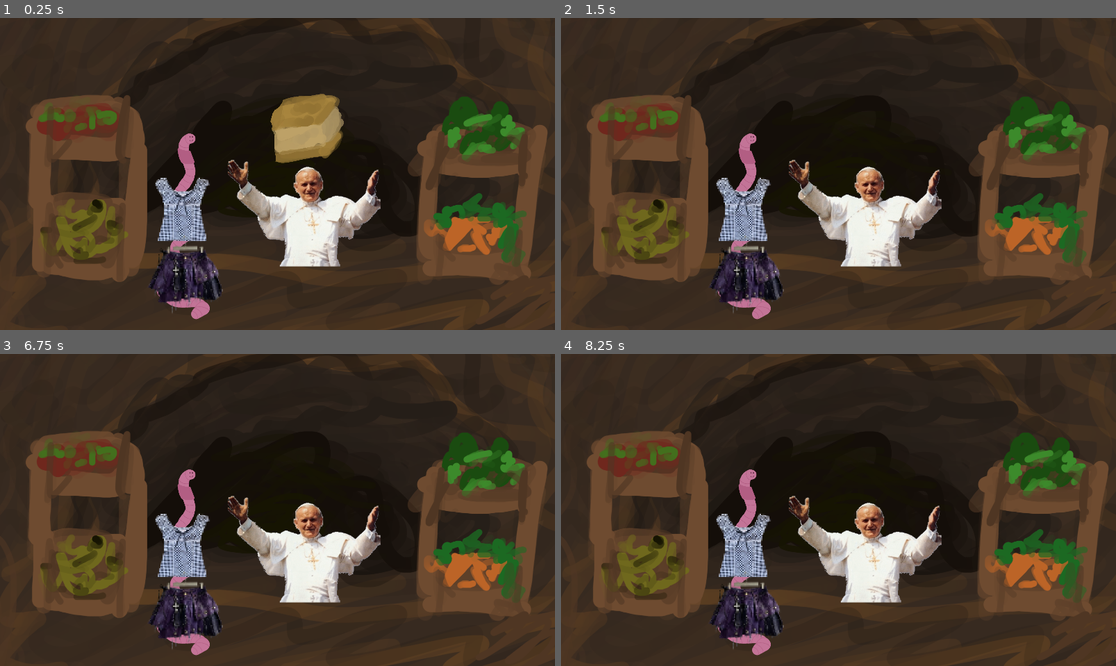
Above: before the commit, frames 1-4 (two rows, left to right).
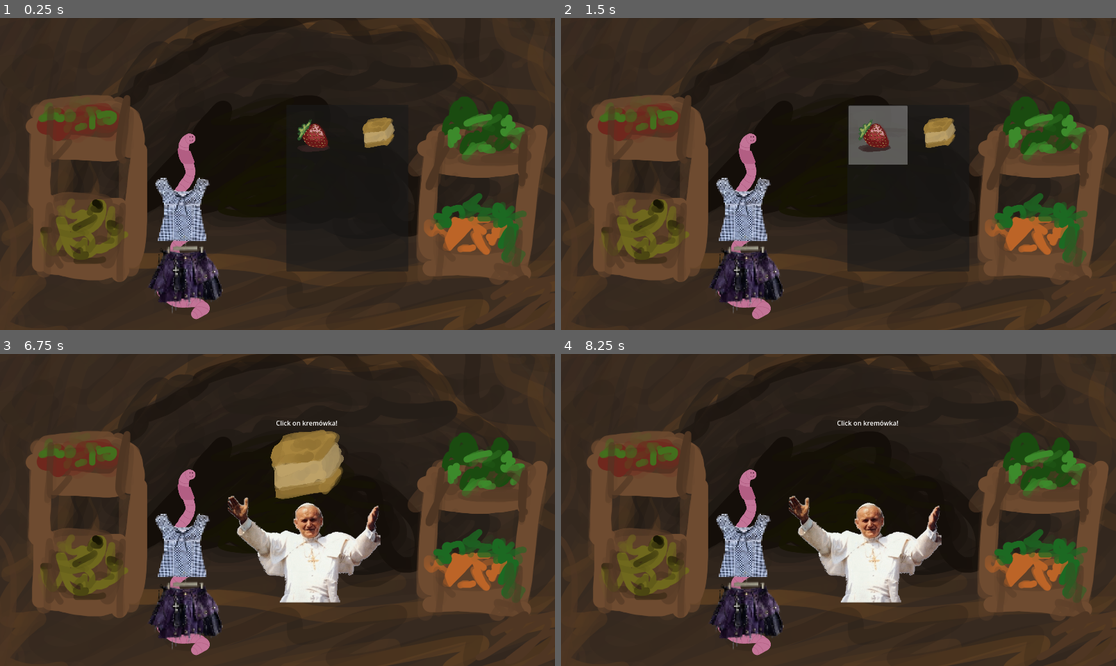
Above: after the commit, the same moments.

Repository: WiktorKociuba/worm-up
Game: Godot game, scene res://scenes/market.tscn
The game is run twice, just before and just after one commit, with the same random seed, the same clock (stepped at 60 frames per second) and the same inputs. This scene is started directly instead of the project's main scene.
Inputs (mouse positions are in pixels of both pictures, inside the frame that each line leads up to):
- Up to frame 1 (0.25 s): no input
- Up to frame 2 (1.5 s): tap Enter at 0.5 s; move the mouse to (866, 127) at 0.52 s; hold D (right) 0.53-1.28 s; tap Alt at 0.6 s; click (866, 127) at 0.67 s; tap Space at 1.25 s; move the mouse to (727, 189) at 1.27 s; hold S (down) from 1.28 s (still down); tap Shift at 1.35 s; click (727, 189) at 1.42 s
- Up to frame 3 (6.75 s): tap Enter at 2, 3.5 s; move the mouse to (333, 441) at 2.02 s; release S (down) at 2.03 s; hold D (right) 2.03-2.78 s; tap Alt every 1.5 s from 2.1 to 6.6 s; click (333, 441) at 2.17 s; tap Space at 2.75, 4.25 s; move the mouse to (249, 572) at 2.77 s; hold W (up) 2.78-3.53 s; tap Shift at 2.85, 4.35, 5.85 s; click (249, 572) at 2.92 s; move the mouse to (444, 556) at 3.52 s; hold A (left) 3.53-5.03 s; click (444, 556) at 3.67 s; move the mouse to (111, 463) at 4.27 s; click (111, 463) at 4.42 s; move the mouse to (305, 510) at 5.02 s; hold S (down) 5.03-5.78 s; click (305, 510) at 5.17 s; move the mouse to (194, 432) at 5.77 s; hold D (right) 5.78-6.53 s; click (194, 432) at 5.92 s; move the mouse to (399, 494) at 6.52 s; hold W (up) from 6.53 s (still down); click (399, 494) at 6.67 s
- Up to frame 4 (8.25 s): move the mouse to (727, 525) at 7.27 s; release W (up) at 7.28 s; hold D (right) 7.28-8.03 s; tap Shift at 7.35 s; click (727, 525) at 7.42 s; move the mouse to (894, 441) at 8.02 s; hold S (down) from 8.03 s (still down); tap Alt at 8.1 s; click (894, 441) at 8.17 s

The runs differ from the first frame. In frame 1, 7.5% of the frame differs, in the area x 41-74%, y 24-82%; in frame 2, 7.1%; in frame 3, 2.5%; in frame 4, 0.1%.

Commit message:
Added barka

Diff:
--- /dev/null
+++ b/scenes/jp_2.gd
@@ -0,0 +1,5 @@
+extends Sprite2D
+
+
+func onKremówkaClicked():
+    pass
--- a/scenes/kremówka.gd
+++ b/scenes/kremówka.gd
@@ -8,4 +8,10 @@
 
 func _on_area_2d_input_event(viewport: Node, event: InputEvent, shape_idx: int) -> void:
     if event is InputEventMouseButton and event.pressed:
-        visible = false
+        $"Area2D/Kremówka".visible = false
+        $barka.play()
+        $Timer.start(5.3)
+
+func _on_timer_timeout() -> void:
+    $"../ProductItemList".visible = true
+    visible = false
--- a/scenes/main.tscn
+++ b/scenes/main.tscn
@@ -121,7 +121,8 @@
 tile_map_data = PackedByteArray("AAAEAP3/AQABAAAAAAAEAP7/AQABAAAAAAADAP7/AQABAAAAAAADAP//AQABAAAAAAACAP//AQABAAAAAAACAA …(178800 unchanged characters)…
 tile_set = SubResource("TileSet_1bvp3")
 
-[node name="CharacterBody2D" parent="." unique_id=239766747 node_paths=PackedStringArray("topItems", "bottomItems") instance=ExtResource("1_0xm2m")]
+[node name="CharacterBody2D" parent="." unique_id=239766747 node_paths=PackedStringArray("headItems", "topItems", "bottomItems") instance=ExtResource("1_0xm2m")]
 position = Vector2(230, 137)
+headItems = [null]
 topItems = []
 bottomItems = []
--- a/scenes/market.tscn
+++ b/scenes/market.tscn
@@ -4,8 +4,10 @@
 [ext_resource type="Texture2D" uid="uid://dd5sghsm6fvvs" path="res://textures/Grafika_bez_nazwy (19).png" id="1_iks0y"]
 [ext_resource type="Texture2D" uid="uid://cmtnb8xfntfa7" path="res://textures/Grafika_bez_nazwy (20).png" id="3_ygeob"]
 [ext_resource type="Texture2D" uid="uid://dvvyhilvnlct4" path="res://textures/JP2-foto.png" id="4_co8of"]
+[ext_resource type="Script" uid="uid://cks6rj2qlfhun" path="res://scenes/product_item_list.gd" id="5_co8of"]
 [ext_resource type="Texture2D" uid="uid://d0y26oy6g3ju3" path="res://textures/Grafika_bez_nazwy (23).png" id="5_ennqm"]
 [ext_resource type="Script" uid="uid://jum77nw82eay" path="res://scenes/kremówka.gd" id="6_hvm52"]
+[ext_resource type="AudioStream" uid="uid://cmu40153ckfkd" path="res://music/barkaKremówka.ogg" id="8_ennqm"]
 
 [sub_resource type="RectangleShape2D" id="RectangleShape2D_ygeob"]
 size = Vector2(182.23007, 173.01218)
@@ -27,19 +29,23 @@
 canWalk = false
 
 [node name="ProductItemList" type="ItemList" parent="." unique_id=1796295707]
-visible = false
 offset_left = 13.0
 offset_top = -195.0
-offset_right = 402.0
+offset_right = 434.0
 offset_bottom = 382.29858
-item_count = 1
+item_count = 2
+max_columns = 2
 fixed_icon_size = Vector2i(200, 200)
 item_0/icon = ExtResource("3_ygeob")
+item_1/icon = ExtResource("5_ennqm")
+script = ExtResource("5_co8of")
 
 [node name="JP2" type="Sprite2D" parent="." unique_id=1545746837]
+visible = false
 position = Vector2(73.99999, 180)
 scale = Vector2(1.4103051, 1.4103053)
 texture = ExtResource("4_co8of")
+script = ExtResource("6_hvm52")
 
 [node name="Area2D" type="Area2D" parent="JP2" unique_id=1181200313]
 position = Vector2(-6.381592, -192.86606)
@@ -47,10 +53,23 @@
 [node name="Kremówka" type="Sprite2D" parent="JP2/Area2D" unique_id=1441593015]
 scale = Vector2(0.15649316, 0.15649313)
 texture = ExtResource("5_ennqm")
-script = ExtResource("6_hvm52")
 
 [node name="CollisionShape2D" type="CollisionShape2D" parent="JP2/Area2D" unique_id=931534642]
 position = Vector2(14.535843, -14.181313)
 shape = SubResource("RectangleShape2D_ygeob")
 
-[connection signal="input_event" from="JP2/Area2D" to="JP2/Area2D/Kremówka" method="_on_area_2d_input_event"]
+[node name="Label" type="Label" parent="JP2" unique_id=1884705456]
+offset_left = -68.779434
+offset_top = -321.20706
+offset_right = 82.220566
+offset_bottom = -298.20706
+text = "Click on kremówka!"
+
+[node name="Timer" type="Timer" parent="JP2" unique_id=878172533]
+
+[node name="barka" type="AudioStreamPlayer" parent="JP2" unique_id=1542608524]
+stream = ExtResource("8_ennqm")
+
+[connection signal="item_clicked" from="ProductItemList" to="ProductItemList" method="_on_item_clicked"]
+[connection signal="input_event" from="JP2/Area2D" to="JP2" method="_on_area_2d_input_event"]
+[connection signal="timeout" from="JP2/Timer" to="JP2" method="_on_timer_timeout"]
--- /dev/null
+++ b/scenes/product_item_list.gd
@@ -0,0 +1,7 @@
+extends ItemList
+
+func _on_item_clicked(index: int, at_position: Vector2, mouse_button_index: int) -> void:
+    if index == 1:
+        $"../JP2".visible = true
+        $"../JP2/Area2D/Kremówka".visible = true
+        visible = false
Not shown, added: music/barkaKremówka.ogg.import
Not shown, added: scenes/jp_2.gd.uid
Not shown, added: scenes/product_item_list.gd.uid
Not shown, added: music/barkaKremówka.ogg
